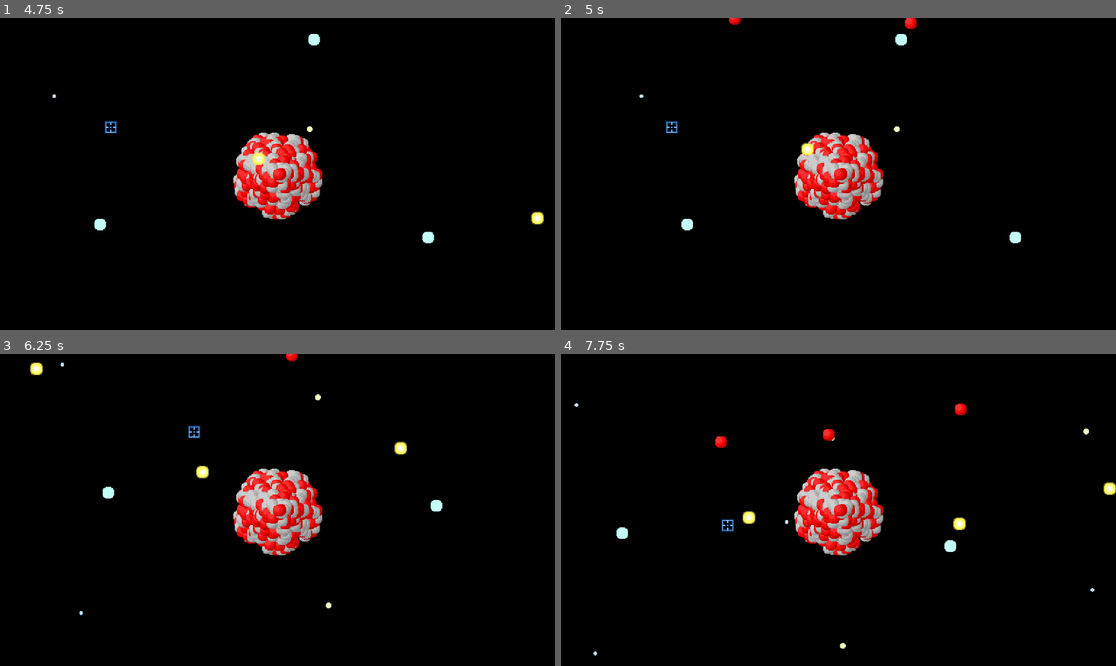
Above: before the commit, frames 1-4 (two rows, left to right).
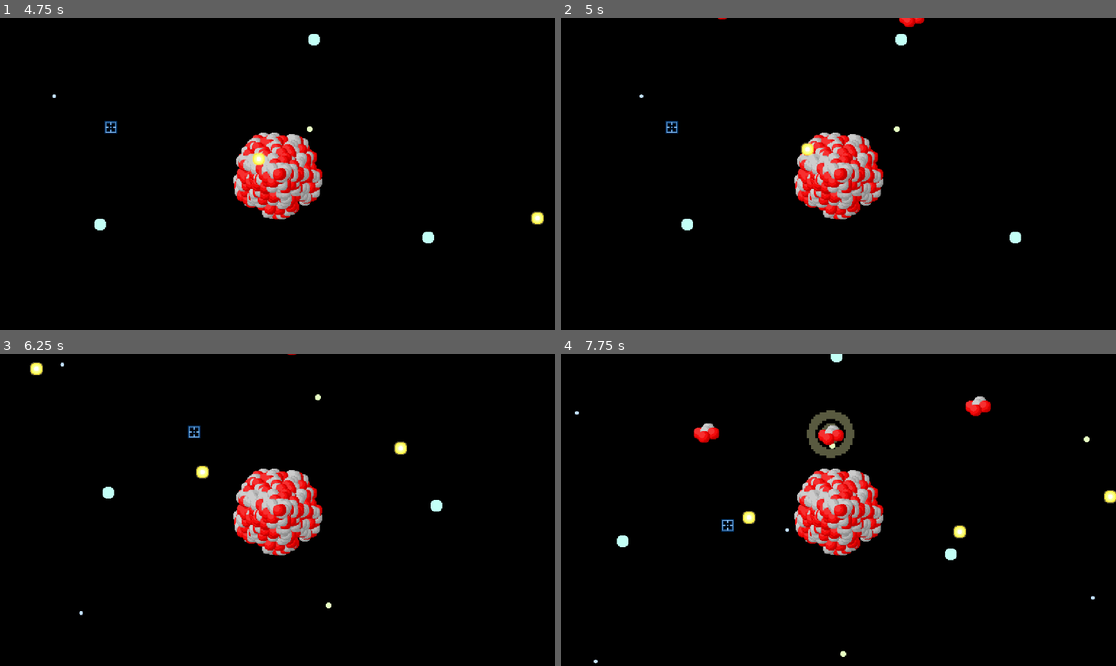
Above: after the commit, the same moments.

Repository: 0sir0rookie/ProyectoAtomo
Game: Godot game, scene res://EscenasImportantes/EscenaPrincipal.tscn
Two runs of this game, one before a commit and one after it. Both use one fixed random seed, a clock stepped at 60 frames per second and the inputs below.
Inputs (mouse positions are in pixels of both pictures, inside the frame that each line leads up to):
- Up to frame 1 (4.75 s): move the mouse to (399, 158) at 0.52 s; hold D (Derecha) 0.53-1.28 s; click (399, 158) at 0.6 s; move the mouse to (166, 189) at 1.27 s; hold S (Abajo) 1.28-2.03 s; click (166, 189) at 1.35 s; move the mouse to (333, 105) at 2.02 s; hold D (Derecha) 2.03-2.78 s; click (333, 105) at 2.1 s; move the mouse to (249, 236) at 2.77 s; hold W (Arriba) 2.78-3.53 s; click (249, 236) at 2.85 s; move the mouse to (444, 220) at 3.52 s; hold A (Izquierda) from 3.53 s (still down); click (444, 220) at 3.6 s; move the mouse to (111, 127) at 4.27 s; click (111, 127) at 4.35 s
- Up to frame 2 (5 s): keep holding A (Izquierda)
- Up to frame 3 (6.25 s): move the mouse to (305, 510) at 5.02 s; release A (Izquierda) at 5.03 s; hold S (Abajo) 5.03-5.78 s; click (305, 510) at 5.1 s; move the mouse to (194, 432) at 5.77 s; hold D (Derecha) from 5.78 s (still down); click (194, 432) at 5.85 s
- Up to frame 4 (7.75 s): move the mouse to (960, 494) at 6.52 s; release D (Derecha) at 6.53 s; hold W (Arriba) 6.53-7.28 s; click (960, 494) at 6.6 s; move the mouse to (727, 525) at 7.27 s; hold D (Derecha) from 7.28 s (still down); click (727, 525) at 7.35 s

Frame 1 is identical in both runs. In frame 2, 0.1% of the frame differs, in the area x 28-66%, y 0-4%; in frame 3, less than 0.1%; in frame 4, 2.1%, in the area x 2-100%, y 0-100%.

Commit message:
Actualizacion 3
Intento del sistema de muerte

Diff:
--- a/AtomosGeneral/AtomoBase/AtomoBase.gd
+++ b/AtomosGeneral/AtomoBase/AtomoBase.gd
@@ -12,12 +12,14 @@
 @export var Estabilidad = 100
 @export var Daño = 0
 
+@export var AtomosDejar : Array[PackedScene]
+
 var JugadorInArea : bool = false
 
 func _process(_delta):
 
 	if Estabilidad <= 0:
-		queue_free()
+		Morirse()
 
 	if JugadorInArea:
 		AnimacionAtaque.play("Atacar")
@@ -31,6 +33,16 @@
 func ActualizarColision(colision : CollisionShape2D):
 	colision.set_deferred("disabled", true)
 	colision.set_deferred("disabled", false)
+
+func Morirse():
+
+	for atomo in AtomosDejar:
+		var atomoIns = atomo.instantiate()
+		atomoIns.position = position
+		atomoIns.Objetivo = Objetivo
+		add_child(atomoIns)
+
+	queue_free()
 
 
 func DetectaJugador(body):
--- a/AtomosGeneral/Atomos/Area/Hidrogeno.tscn
+++ b/AtomosGeneral/Atomos/Area/Hidrogeno.tscn
@@ -1,13 +1,12 @@
 [gd_scene format=3 uid="uid://4k1rdmwnq4vq"]
 
 [ext_resource type="PackedScene" uid="uid://11oqi5ahdigp" path="res://AtomosGeneral/AtomoBase/AtomoArea/AtomoArea.tscn" id="1_qkrtl"]
-[ext_resource type="Texture2D" uid="uid://eq5nbovcvqpe" path="res://Recursos/Ataques/Enemigos/Area/Fhuummm_r1_c1.png" id="2_14fg6"]
 [ext_resource type="Texture2D" uid="uid://dbn1u0jx3hdld" path="res://Recursos/Atomos/Atomos.png" id="2_bcq86"]
-[ext_resource type="Texture2D" uid="uid://c5lo6ww5fnlor" path="res://Recursos/Ataques/Enemigos/Area/Fhuummm_r1_c2.png" id="3_bcq86"]
-[ext_resource type="Texture2D" uid="uid://cq8nw50j8yirp" path="res://Recursos/Ataques/Enemigos/Area/Fhuummm_r1_c3.png" id="4_rrj4e"]
-[ext_resource type="Texture2D" uid="uid://cl66rpw4w6wjn" path="res://Recursos/Ataques/Enemigos/Area/Fhuummm_r1_c4.png" id="5_gucpk"]
-[ext_resource type="Texture2D" uid="uid://btas0jblusje2" path="res://Recursos/Ataques/Enemigos/Area/Fhuummm_r1_c5.png" id="6_26chm"]
-[ext_resource type="Texture2D" uid="uid://cmc0wbedmj0m0" path="res://Recursos/Ataques/Enemigos/Area/Fhuummm_r1_c6.png" id="7_iiqs2"]
+[ext_resource type="Texture2D" uid="uid://cr3tcp1luhp8a" path="res://Recursos/Ataques/Enemigos/Area/Fum1.png" id="3_14fg6"]
+[ext_resource type="Texture2D" uid="uid://bosg1nhy3r4o2" path="res://Recursos/Ataques/Enemigos/Area/Fum2.png" id="4_bcq86"]
+[ext_resource type="Texture2D" uid="uid://birxdi3uwnhus" path="res://Recursos/Ataques/Enemigos/Area/Fum3.png" id="5_rrj4e"]
+[ext_resource type="Texture2D" uid="uid://b63mgoyp100a0" path="res://Recursos/Ataques/Enemigos/Area/Fum4.png" id="6_gucpk"]
+[ext_resource type="Texture2D" uid="uid://dwp4f1qhhymst" path="res://Recursos/Ataques/Enemigos/Area/Fum5.png" id="7_26chm"]
 
 [sub_resource type="AtlasTexture" id="AtlasTexture_rrj4e"]
 atlas = ExtResource("2_bcq86")
@@ -15,9 +14,6 @@
 
 [sub_resource type="CircleShape2D" id="CircleShape2D_b8oao"]
 radius = 16.492422
-
-[sub_resource type="CircleShape2D" id="CircleShape2D_8413m"]
-radius = 27.0
 
 [sub_resource type="Animation" id="Animation_qkrtl"]
 resource_name = "Atacar"
@@ -29,10 +25,10 @@
 tracks/0/interp = 1
 tracks/0/loop_wrap = true
 tracks/0/keys = {
-"times": PackedFloat32Array(0, 0.15, 0.3, 0.45, 0.6, 0.75),
+"times": PackedFloat32Array(0, 0.15, 0.3, 0.43333334, 0.6, 0.75),
 "transitions": PackedFloat32Array(1, 1, 1, 1, 1, 1),
 "update": 1,
-"values": [ExtResource("2_14fg6"), ExtResource("3_bcq86"), ExtResource("4_rrj4e"), ExtResource("5_gucpk"), ExtResource("6_26chm"), ExtResource("7_iiqs2")]
+"values": [ExtResource("3_14fg6"), ExtResource("4_bcq86"), ExtResource("5_rrj4e"), ExtResource("6_gucpk"), ExtResource("7_26chm"), null]
 }
 tracks/1/type = "value"
 tracks/1/imported = false
@@ -104,6 +100,9 @@
 &"RESET": SubResource("Animation_b8oao")
 }
 
+[sub_resource type="CircleShape2D" id="CircleShape2D_8413m"]
+radius = 27.0
+
 [sub_resource type="CircleShape2D" id="CircleShape2D_qkrtl"]
 radius = 30.0
 
@@ -122,11 +121,11 @@
 [node name="CollisionShape2D" parent="." index="2" unique_id=907759418]
 shape = SubResource("CircleShape2D_b8oao")
 
+[node name="AnimationPlayer" type="AnimationPlayer" parent="." index="3" unique_id=107971889]
+libraries/ = SubResource("AnimationLibrary_b8oao")
+
 [node name="CollisionShape2D" parent="AreaAtaque" parent_id_path=PackedInt32Array(392876188) index="0" unique_id=2005815804]
 shape = SubResource("CircleShape2D_8413m")
 
-[node name="AnimationPlayer" type="AnimationPlayer" parent="." index="4" unique_id=107971889]
-libraries/ = SubResource("AnimationLibrary_b8oao")
-
 [node name="CollisionShape2D" parent="Daño" parent_id_path=PackedInt32Array(2065318615) index="0" unique_id=1028344673]
 shape = SubResource("CircleShape2D_qkrtl")
--- a/AtomosGeneral/Atomos/Area/Litio.tscn
+++ b/AtomosGeneral/Atomos/Area/Litio.tscn
@@ -1,13 +1,115 @@
 [gd_scene format=3 uid="uid://clukp4tx4034g"]
 
 [ext_resource type="PackedScene" uid="uid://11oqi5ahdigp" path="res://AtomosGeneral/AtomoBase/AtomoArea/AtomoArea.tscn" id="1_ebija"]
+[ext_resource type="PackedScene" uid="uid://4k1rdmwnq4vq" path="res://AtomosGeneral/Atomos/Area/Hidrogeno.tscn" id="2_76n3m"]
 [ext_resource type="Texture2D" uid="uid://dbn1u0jx3hdld" path="res://Recursos/Atomos/Atomos.png" id="2_pxj6t"]
+[ext_resource type="Texture2D" uid="uid://cr3tcp1luhp8a" path="res://Recursos/Ataques/Enemigos/Area/Fum1.png" id="4_jkn1x"]
+[ext_resource type="Texture2D" uid="uid://bosg1nhy3r4o2" path="res://Recursos/Ataques/Enemigos/Area/Fum2.png" id="5_0jj42"]
+[ext_resource type="Texture2D" uid="uid://birxdi3uwnhus" path="res://Recursos/Ataques/Enemigos/Area/Fum3.png" id="6_0b72a"]
+[ext_resource type="Texture2D" uid="uid://b63mgoyp100a0" path="res://Recursos/Ataques/Enemigos/Area/Fum4.png" id="7_hfpfk"]
+[ext_resource type="Texture2D" uid="uid://dwp4f1qhhymst" path="res://Recursos/Ataques/Enemigos/Area/Fum5.png" id="8_vvftv"]
 
 [sub_resource type="AtlasTexture" id="AtlasTexture_76n3m"]
 atlas = ExtResource("2_pxj6t")
 region = Rect2(260, 0, 130, 130)
 
-[node name="Atomo" unique_id=1648294666 instance=ExtResource("1_ebija")]
+[sub_resource type="Animation" id="Animation_76n3m"]
+resource_name = "Atacar1"
+length = 0.9
+tracks/0/type = "value"
+tracks/0/imported = false
+tracks/0/enabled = true
+tracks/0/path = NodePath("Ataque:texture")
+tracks/0/interp = 1
+tracks/0/loop_wrap = true
+tracks/0/keys = {
+"times": PackedFloat32Array(0, 0.13333334, 0.3, 0.45, 0.6, 0.75),
+"transitions": PackedFloat32Array(1, 1, 1, 1, 1, 1),
+"update": 1,
+"values": [ExtResource("4_jkn1x"), ExtResource("5_0jj42"), ExtResource("6_0b72a"), ExtResource("7_hfpfk"), ExtResource("8_vvftv"), null]
+}
+tracks/1/type = "value"
+tracks/1/imported = false
+tracks/1/enabled = true
+tracks/1/path = NodePath("Ataque:scale")
+tracks/1/interp = 1
+tracks/1/loop_wrap = true
+tracks/1/keys = {
+"times": PackedFloat32Array(0),
+"transitions": PackedFloat32Array(1),
+"update": 0,
+"values": [Vector2(3, 3)]
+}
+tracks/2/type = "value"
+tracks/2/imported = false
+tracks/2/enabled = true
+tracks/2/path = NodePath("Daño/CollisionShape2D:disabled")
+tracks/2/interp = 1
+tracks/2/loop_wrap = true
+tracks/2/keys = {
+"times": PackedFloat32Array(0.06666666, 0.56666666, 0.8333333),
+"transitions": PackedFloat32Array(1, 1, 1),
+"update": 1,
+"values": [true, false, true]
+}
+
+[sub_resource type="Animation" id="Animation_b8oao"]
+length = 0.001
+tracks/0/type = "value"
+tracks/0/imported = false
+tracks/0/enabled = true
+tracks/0/path = NodePath("Ataque:texture")
+tracks/0/interp = 1
+tracks/0/loop_wrap = true
+tracks/0/keys = {
+"times": PackedFloat32Array(0),
+"transitions": PackedFloat32Array(1),
+"update": 1,
+"values": [null]
+}
+tracks/1/type = "value"
+tracks/1/imported = false
+tracks/1/enabled = true
+tracks/1/path = NodePath("Ataque:scale")
+tracks/1/interp = 1
+tracks/1/loop_wrap = true
+tracks/1/keys = {
+"times": PackedFloat32Array(0),
+"transitions": PackedFloat32Array(1),
+"update": 0,
+"values": [Vector2(1, 1)]
+}
+tracks/2/type = "value"
+tracks/2/imported = false
+tracks/2/enabled = true
+tracks/2/path = NodePath("Daño/CollisionShape2D:disabled")
+tracks/2/interp = 1
+tracks/2/loop_wrap = true
+tracks/2/keys = {
+"times": PackedFloat32Array(0),
+"transitions": PackedFloat32Array(1),
+"update": 1,
+"values": [false]
+}
+
+[sub_resource type="AnimationLibrary" id="AnimationLibrary_vb51p"]
+_data = {
+&"Atacar": SubResource("Animation_76n3m"),
+&"RESET": SubResource("Animation_b8oao")
+}
+
+[node name="Atomo" unique_id=1648294666 node_paths=PackedStringArray("AnimacionAtaque") instance=ExtResource("1_ebija")]
+Velocidad = 70
+AnimacionAtaque = NodePath("AnimationPlayer")
+Protones = 3
+Neutrones = 6
+Electrones = 3
+Estabilidad = 150
+"Daño" = 10
+AtomosDejar = Array[PackedScene]([ExtResource("2_76n3m"), ExtResource("2_76n3m"), ExtResource("2_76n3m")])
 
 [node name="Nucleo" parent="." index="1" unique_id=182323164]
 texture = SubResource("AtlasTexture_76n3m")
+
+[node name="AnimationPlayer" type="AnimationPlayer" parent="." index="3" unique_id=1810988614]
+libraries/ = SubResource("AnimationLibrary_vb51p")
--- a/EscenasImportantes/EscenaPrincipal.tscn
+++ b/EscenasImportantes/EscenaPrincipal.tscn
@@ -4,7 +4,7 @@
 [ext_resource type="PackedScene" uid="uid://qh7kco6y161o" path="res://Jugador/JugadorAtomo.tscn" id="2_tadl6"]
 [ext_resource type="PackedScene" uid="uid://0p8oeahlmj2q" path="res://ObjetosEscena/Juego/Mira.tscn" id="3_sv10f"]
 [ext_resource type="PackedScene" uid="uid://dekb73j4llu7f" path="res://EscenasImportantes/Generador.tscn" id="4_l7kt7"]
-[ext_resource type="PackedScene" uid="uid://4k1rdmwnq4vq" path="res://AtomosGeneral/Atomos/Area/Hidrogeno.tscn" id="5_5hom7"]
+[ext_resource type="PackedScene" uid="uid://clukp4tx4034g" path="res://AtomosGeneral/Atomos/Area/Litio.tscn" id="5_5hom7"]
 
 [node name="EscenaPrincipal" type="Node2D" unique_id=680738650]
 
--- a/project.godot
+++ b/project.godot
@@ -16,7 +16,7 @@
 
 config/name="Juego Atomo"
 run/main_scene="uid://ntg7irrl1dkr"
-config/features=PackedStringArray("4.6", "GL Compatibility")
+config/features=PackedStringArray("4.7", "GL Compatibility")
 config/icon="res://icon.svg"
 
 [display]
Binary file removed: Recursos/Ataques/Enemigos/Area/Fhuummm.png
Binary file removed: Recursos/Ataques/Enemigos/Area/Fhuummm_r1_c1.png
Binary file removed: Recursos/Ataques/Enemigos/Area/Fhuummm_r1_c2.png
Not shown, removed: Recursos/Ataques/Enemigos/Area/Fhuummm_r1_c2.png.import
Binary file removed: Recursos/Ataques/Enemigos/Area/Fhuummm_r1_c3.png
Binary file removed: Recursos/Ataques/Enemigos/Area/Fhuummm_r1_c4.png
Binary file removed: Recursos/Ataques/Enemigos/Area/Fhuummm_r1_c5.png
Not shown, removed: Recursos/Ataques/Enemigos/Area/Fhuummm_r1_c5.png.import
Binary file removed: Recursos/Ataques/Enemigos/Area/Fhuummm_r1_c6.png
Binary file added: Recursos/Ataques/Enemigos/Area/Fum1.png
Not shown, changed: Recursos/Ataques/Enemigos/Area/Fum1.png.import
Binary file added: Recursos/Ataques/Enemigos/Area/Fum2.png
(and 7 more such lines)
